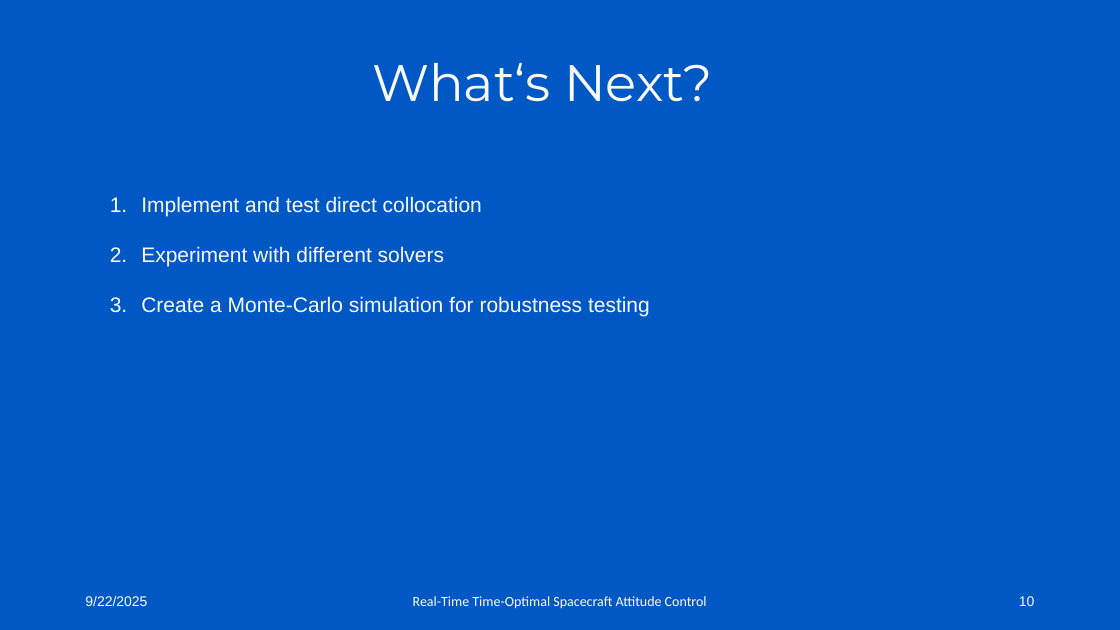
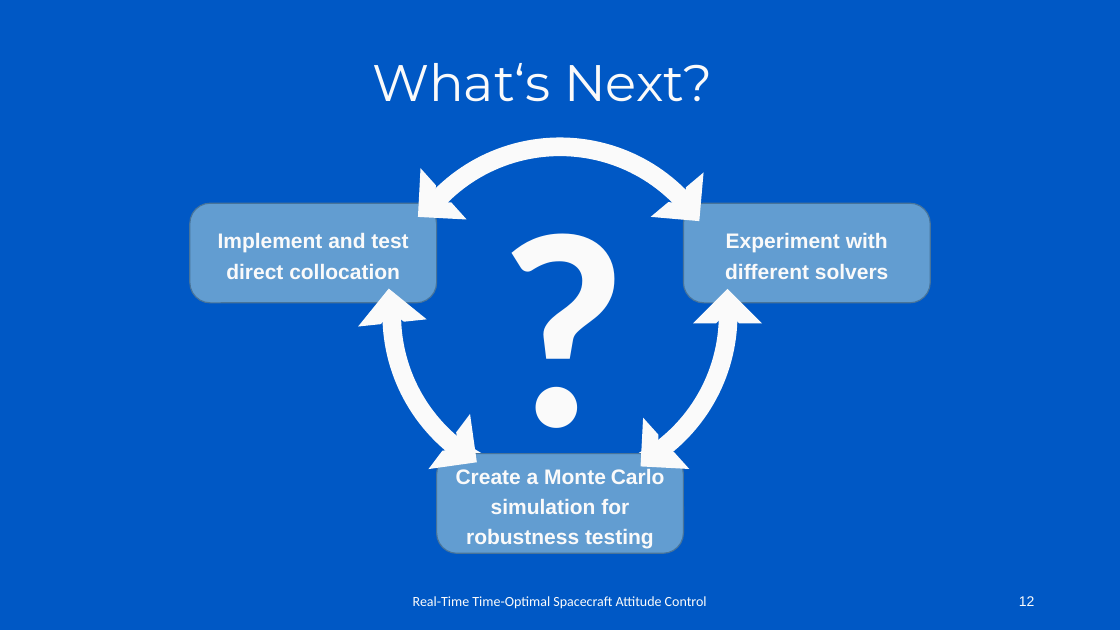
Before and after one commit to Leo8ner/TimeOptimalAttitudeControl, a slide deck: slide 12 of Presentations/Mid-Term Presentation.pptx (slide 10 before the commit). Drawn at 1120x630 pixels with LibreOffice and Linux fonts; fonts in the diff are those of the drawing; background and template pictures are left out. Boxes give left, top, right and bottom in pixels: in the first picture for what was removed or moved away, otherwise in the second. Text is boxed around its words. In the diff, an @@ line names an element or a change of style, - is before the commit and + after.

Commit message:
updated slides

```diff
--- a/Presentations/Mid-Term Presentation.pptx
+++ b/Presentations/Mid-Term Presentation.pptx
@@ ellipse added at (392, 147, 728, 483), outline #FAFAFA 16 pt @@
@@ text added at (491, 142, 629, 488), 239 pt, text #FAFAFA, bold @@
+?
@@ half frame added at (418, 168, 469, 220), fill #FAFAFA @@
@@ half frame added at (651, 169, 704, 221), fill #FAFAFA @@
@@ text removed at (141, 196, 650, 317) @@
-  1. Implement and test direct collocation
-  2. Experiment with different solvers
-  3. Create a Monte-Carlo simulation for robustness testing
@@ rounded rectangle added at (190, 203, 437, 303), fill #629DD1, outline #49749B 1 pt, 18 pt, text #FAFAFA, bold @@
+Implement and test direct collocation
@@ rounded rectangle added at (684, 203, 931, 303), fill #629DD1, outline #49749B 1 pt, 18 pt, text #FAFAFA, bold @@
+Experiment with different solvers
@@ half frame added at (358, 288, 427, 357), fill #FAFAFA @@
@@ half frame added at (693, 289, 762, 358), fill #FAFAFA @@
@@ half frame added at (422, 414, 477, 469), fill #FAFAFA @@
@@ half frame added at (641, 418, 692, 469), fill #FAFAFA @@
@@ rounded rectangle added at (437, 454, 684, 554), fill #629DD1, outline #49749B 1 pt, 18 pt, text #FAFAFA, bold @@
+Create a Monte Carlo simulation for robustness testing
@@ text removed at (85, 596, 147, 606) @@
-9/22/2025
@@ page number at (1019, 596, 1035, 606): text changed @@
-10
+12
```
Also in this commit, not shown: 8 other slides changed, 2 slides added.
